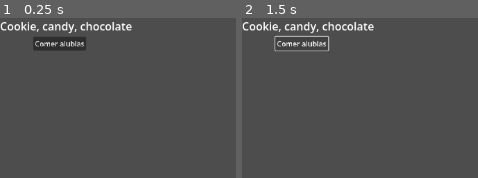
Above: before the commit, frames 1-2 (left to right).
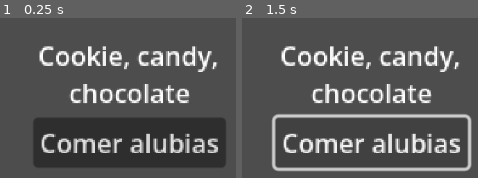
Above: after the commit, the same moments.

Repository: Alessio2122/Nombre-preliminar
Game: Godot game, scene res://interfaces/interfaz.tscn
The game is run twice, just before and just after one commit, with the same random seed, the same clock (stepped at 60 frames per second) and the same inputs. The project has no main scene, so this scene is started directly.
Inputs:
- Up to frame 1 (0.25 s): no input
- Up to frame 2 (1.5 s): click "Comer alubias" at 0.5 s; tap Enter at 1.25 s; hold D (ui_right) from 1.28 s (still down); tap J at 1.35 s

The runs differ from the first frame. In frame 1, 34% of the frame differs, in the area x 0-96%, y 2-94%; in frame 2, 19%.

Commit message:
2026/01/29 19:34

Diff:
--- /dev/null
+++ b/códigos/sonido_botón.gd
@@ -0,0 +1,6 @@
+extends AudioStreamPlayer
+
+func _input(event):
+	if event is InputEventKey and event.pressed and not event.echo:
+		if event.keycode == KEY_J:
+			play()
--- a/interfaces/interfaz.tscn
+++ b/interfaces/interfaz.tscn
@@ -1,4 +1,7 @@
 [gd_scene format=3 uid="uid://dgnb3mxxslvam"]
+
+[ext_resource type="Script" uid="uid://ceql2c4jape8h" path="res://códigos/sonido_botón.gd" id="1_jsld1"]
+[ext_resource type="AudioStream" uid="uid://7rqoym08qjuc" path="res://assets/Colobot - Intro (Intro).wav" id="2_dt0xr"]
 
 [node name="Interfaz" type="Control" unique_id=1329650500]
 layout_mode = 3
@@ -8,18 +11,27 @@
 grow_horizontal = 2
 grow_vertical = 2
 
-[node name="RichTextLabel" type="RichTextLabel" parent="." unique_id=543780427]
-layout_mode = 0
-offset_right = 192.0
-offset_bottom = 23.0
-text = "Cookie, candy, chocolate"
-fit_content = true
+[node name="AudioStreamPlayer" type="AudioStreamPlayer" parent="." unique_id=961201352]
+stream = ExtResource("2_dt0xr")
+script = ExtResource("1_jsld1")
 
-[node name="Button" type="Button" parent="." unique_id=1379485158]
+[node name="GridContainer" type="GridContainer" parent="." unique_id=1245367841]
 layout_mode = 0
 offset_left = 48.0
 offset_top = 27.0
 offset_right = 167.0
-offset_bottom = 58.0
-scale = Vector2(0.6409254, 0.6400012)
+offset_bottom = 108.0
+scale = Vector2(2.3343048, 2.3343048)
+
+[node name="RichTextLabel" type="RichTextLabel" parent="GridContainer" unique_id=543780427]
+layout_mode = 2
+text = "Cookie, candy, chocolate"
+fit_content = true
+horizontal_alignment = 1
+vertical_alignment = 1
+
+[node name="Button" type="Button" parent="GridContainer" unique_id=1379485158]
+layout_mode = 2
+theme_override_colors/icon_hover_color = Color(7.243678e-06, 0.56359553, 0.09259205, 1)
+theme_override_colors/icon_hover_pressed_color = Color(0.32272613, 0.9722362, 0.32272613, 1)
 text = "Comer alubias"
Not shown, added: códigos/sonido_botón.gd.uid
